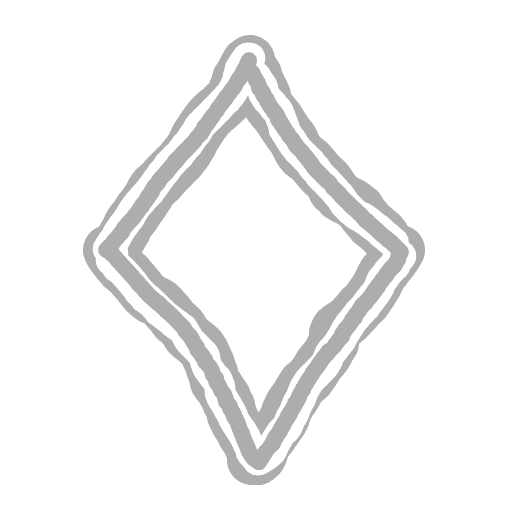
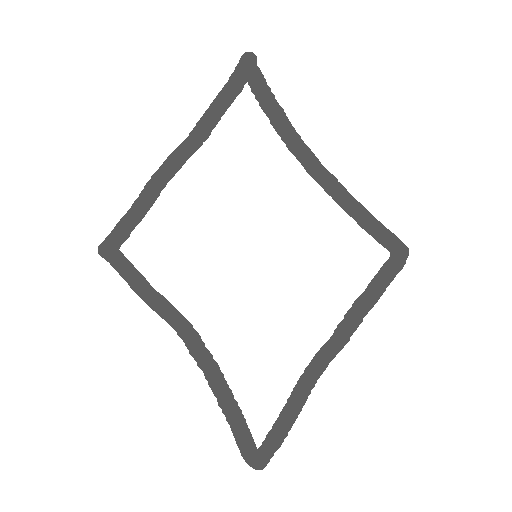
Two versions of the same layered image (512×512). Layer-by-layer changes:
painted on "IndigoSymbol.png" over [98, 52, 409, 470]
hid "Layer" over [92, 42, 417, 476]
hid "Layer #1" over [83, 35, 425, 485]
